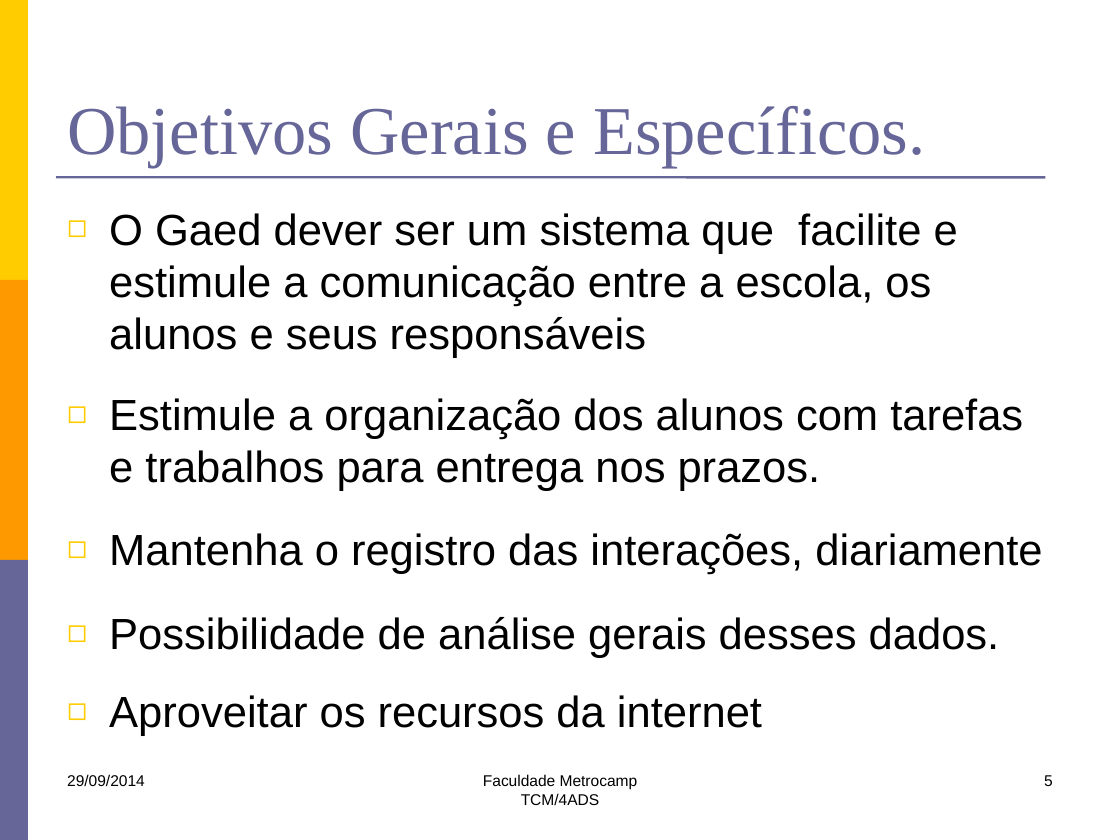
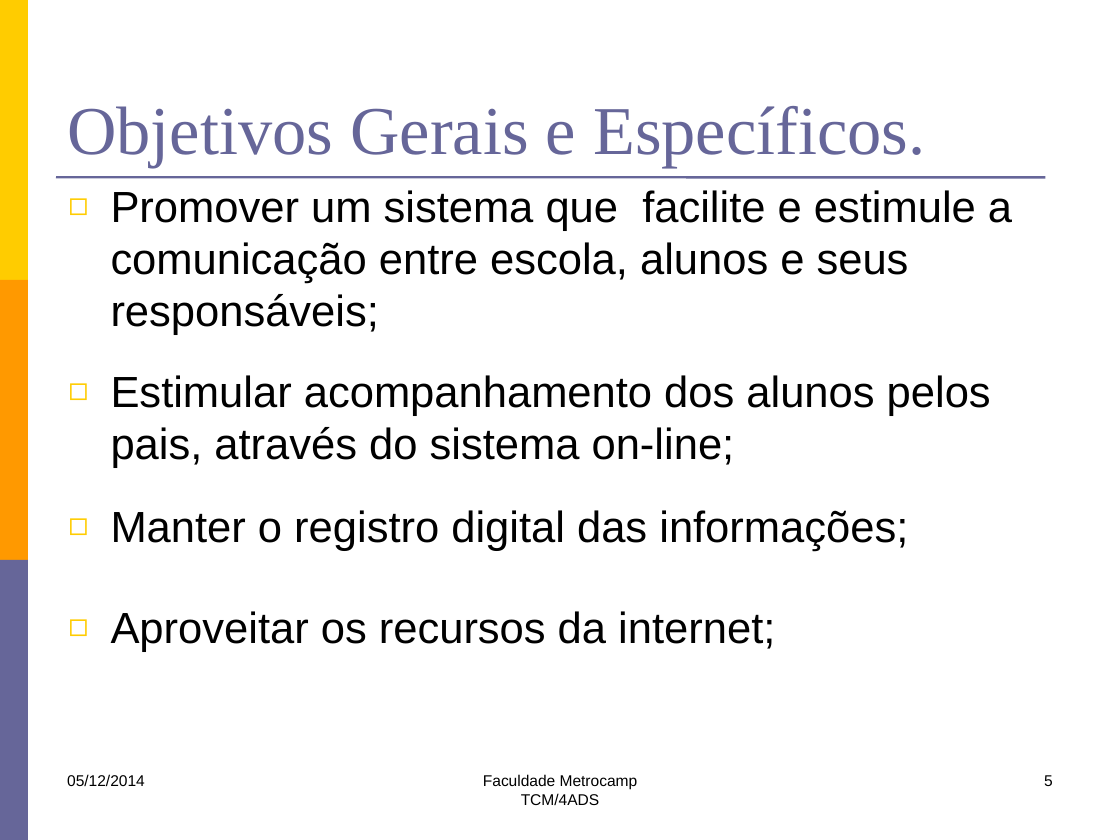
Before and after one commit to lfernandobra/pi5g1s14, a slide deck: slide 5 of documentacao/G5_Apresentacao2sem2014 final.pptx. Drawn at 1120x840 pixels with LibreOffice and Linux fonts; fonts in the diff are those of the drawing. Boxes give left, top, right and bottom in pixels: in the first picture for what was removed or moved away, otherwise in the second. Text is boxed around its words. In the diff, an @@ line names an element or a change of style, - is before the commit and + after.

```diff
--- a/documentacao/G5_Apresentacao2sem2014 final.pptx
+++ b/documentacao/G5_Apresentacao2sem2014 final.pptx
@@ text at (x1=111, y1=190, x2=1012, y2=652): text changed @@
-◻ O Gaed dever ser um sistema que facilite e estimule a comunicação entre a escola, os alunos e seus responsáveis
-◻ Estimule a organização dos alunos com tarefas e trabalhos para entrega nos prazos.
-◻ Mantenha o registro das interações, diariamente
-◻ Possibilidade de análise gerais desses dados.
-◻ Aproveitar os recursos da internet
+◻ Promover um sistema que facilite e estimule a comunicação entre escola, alunos e seus responsáveis;
+◻ Estimular acompanhamento dos alunos pelos pais, através do sistema on-line;
+◻ Manter o registro digital das informações;
+◻ Aproveitar os recursos da internet;
@@ text at (x1=67, y1=774, x2=145, y2=786): text changed @@
-29/09/2014
+05/12/2014
```
Also in this commit, not shown: 23 other slides changed, 3 slides added, 2 slides removed.
